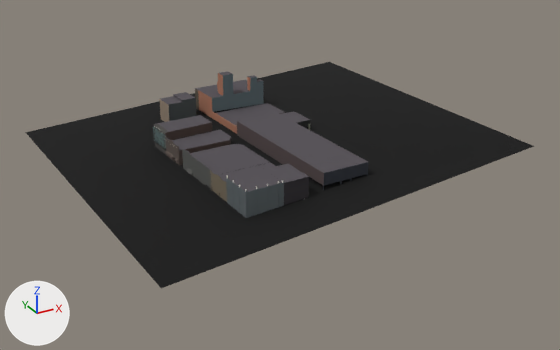
The glTF model public/twins/chatt/models/700-cherry-street-block.glb, before and after one commit.
The view is the same before and after, from a 50 mm camera at (-176.0, -327.0, 142.0) aimed at (-4.0, -15.0, -14.0). Every picture has the same lights, and +X, +Y and +Z are marked at lower left. The picture after the commit comes second. Where no turn or scale is listed for an object, it has been applied to the vertices. Vertices at exactly the same position are counted once.

Script lines for the objects in view, before the commit:
```python
me_mesh_0 = bpy.data.meshes.new('Mesh_0')
me_mesh_0.from_pydata(...)  # 1703 vertices, 3499 faces; spans x -102.0..102.0, y -97.0..90.0, z -15.0..15.0
me_mesh_0.materials.append(mat_palettematerial001)  # picture img_palettebasecolor
ob_mesh_0 = bpy.data.objects.new('Mesh_0', me_mesh_0)
ob_mesh_0.location = (-3.8, 0.0, 7.9)
```
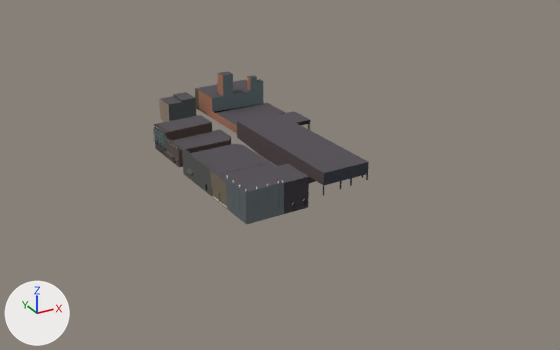
Where the newer file only moved an object's origin or applied its transform, the numbers keep the older frame.

Location of each change, [x1, y1, x2, y2] in pixels of the pictures (560 x 350 px; the box of a moved part takes in the faces that stretch with it):
'Mesh_0', reshaped (57% narrower, 32% shorter): before [25, 62, 534, 288]; after [153, 71, 369, 224]
part 1 of me_mesh_0, moved or reshaped: before [25, 62, 534, 288]; after [155, 129, 281, 214]

Patch to the scene script:
```diff
--- a/public/twins/chatt/models/700-cherry-street-block.glb.py
+++ b/public/twins/chatt/models/700-cherry-street-block.glb.py
@@ me_mesh_0 @@
 # used by ob_mesh_0; location = (-3.8, 0.0, 7.9)
-me_mesh_0.from_pydata(...)  # 1703 vertices, 3499 faces; spans x -102.0..102.0, y -97.0..90.0, z -15.0..15.0
+me_mesh_0.from_pydata(...)  # 1714 vertices, 3526 faces; spans x -51.0..26.0, y -68.0..65.0, z -15.0..15.0
+# me_mesh_0 part 1: 37 vertices moved within x -50.0..1.0, y -67.0..64.0, z -8.0..2.0; 12 vertices removed from x -102.0..102.0, y -97.0..90.0, z -15.0..1.0; 23 vertices added at x -50.0..15.0, y -68.0..65.0, z -15.0..2.0
 me_mesh_0.materials.append(mat_palettematerial001)
```
